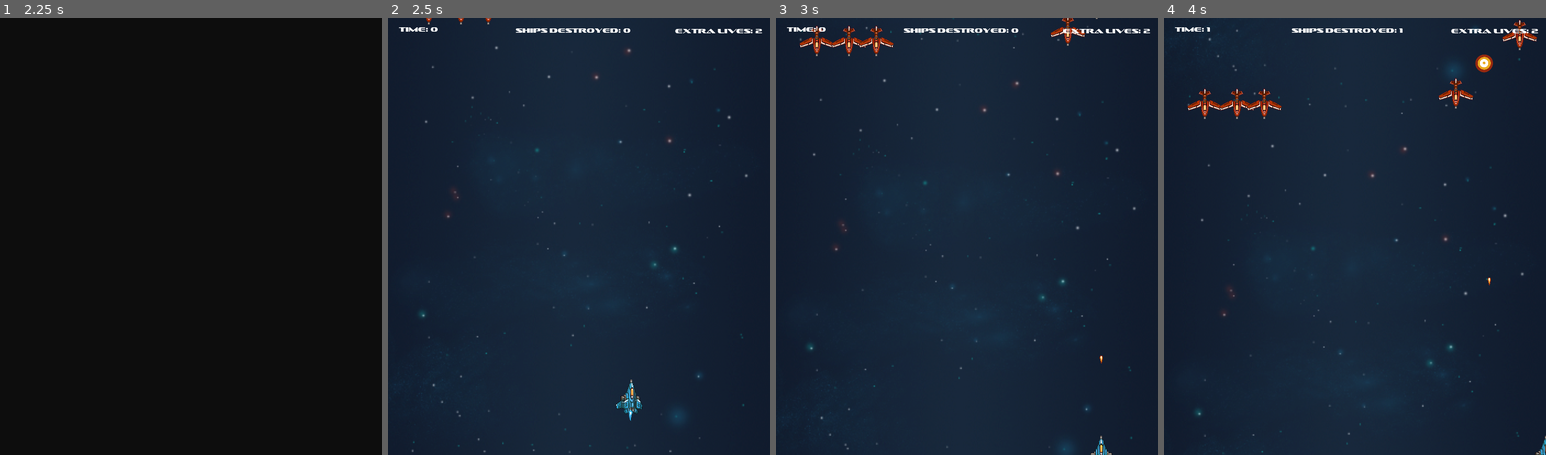
Above: before the commit, frames 1-4 (left to right).
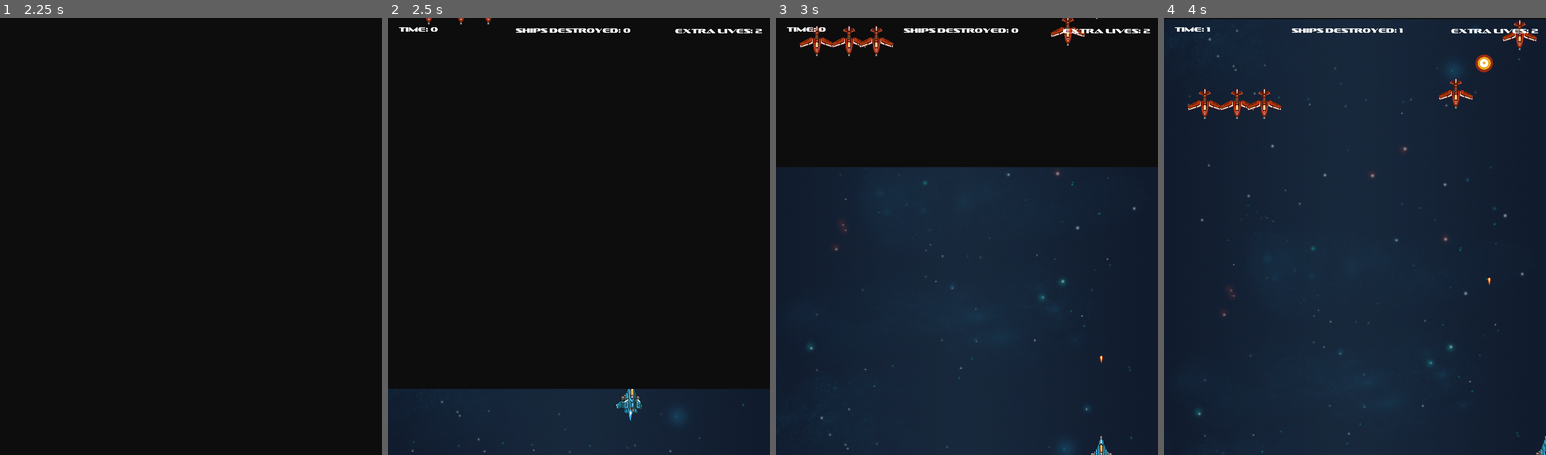
Above: after the commit, the same moments.

Repository: jdibble21/FP-Space-Odyssey
Game: Godot game, scene res://src/Menu.tscn
Same seed, same stepped clock (60 frames per second), same inputs: the game is played once before the commit and once after it. Sound files missing from this copy of the repository are replaced by a short silence.
Inputs (mouse positions are in pixels of both pictures, inside the frame that each line leads up to):
- Up to frame 1 (2.25 s): click "PLAY!" at 0.5 s; click "PLAY!" at 1.25 s; move the mouse to (275, 214) at 2.02 s; press the mouse at (275, 214) at 2.03 s; hold D (move_right) from 2.03 s (still down)
- Up to frame 2 (2.5 s): keep holding D (move_right)
- Up to frame 3 (3 s): move the mouse to (890, 258) at 2.77 s; release D (move_right) at 2.78 s; release the mouse at (890, 258) at 2.78 s; hold S (move_down) from 2.78 s (still down); click (890, 258) at 2.85 s
- Up to frame 4 (4 s): move the mouse to (1393, 140) at 3.52 s; release S (move_down) at 3.53 s; press the mouse at (1393, 140) at 3.53 s; hold D (move_right) from 3.53 s (still down)

Frame 1 is identical in both runs. In frame 2, 84% of the frame differs, in the area x 0-100%, y 0-85%; in frame 3, 33%; in frame 4, 0.2%.

Commit message:
Add transition screens for level two

Diff:
--- a/project/src/LevelOne/LevelOne.tscn
+++ b/project/src/LevelOne/LevelOne.tscn
@@ -96,7 +96,7 @@
 
 [node name="TransitionScreen" type="Sprite" parent="."]
 light_mask = 31775
-position = Vector2( 351.158, -553.247 )
+position = Vector2( 351.158, 273 )
 scale = Vector2( 1.37576, 2.01195 )
 texture = ExtResource( 13 )
 
--- a/project/src/LevelTwo/LevelTwo.gd
+++ b/project/src/LevelTwo/LevelTwo.gd
@@ -18,6 +18,7 @@
 onready var _gameplay_scene = load("res://src/LevelTwo/LevelTwo.tscn")
 
 func _ready():
+	$AnimationPlayer.play("transition")
 	randomize()
 # warning-ignore:return_value_discarded
 	$Player.connect("player_defeated",self,"_on_player_defeat")
@@ -100,3 +101,10 @@
 func _on_hazard_timer_timeout():
 	var _new_hazard = _asteroid_hazard.instance()
 	add_child(_new_hazard)
+
+
+
+func _on_ReturnMenuButton_pressed():
+	get_tree().paused = false
+	$PauseMenu/PausePanel.hide()
+	$AnimationPlayer.play("backwards_transition")
--- a/project/src/LevelTwo/LevelTwo.tscn
+++ b/project/src/LevelTwo/LevelTwo.tscn
@@ -14,6 +14,37 @@
 [ext_resource path="res://src/StandardEnemies/StandardEnemyEasy.tscn" type="PackedScene" id=12]
 [ext_resource path="res://src/AdvancedEnemies/AdvancedEnemyMedium.tscn" type="PackedScene" id=13]
 [ext_resource path="res://src/Bosses/LevelTwoBoss.tscn" type="PackedScene" id=14]
+[ext_resource path="res://assets/misc_assets/transition_screen.png" type="Texture" id=15]
+
+[sub_resource type="Animation" id=2]
+resource_name = "backwards_transition"
+tracks/0/type = "value"
+tracks/0/path = NodePath("TransitionScreen:position")
+tracks/0/interp = 1
+tracks/0/loop_wrap = true
+tracks/0/imported = false
+tracks/0/enabled = true
+tracks/0/keys = {
+"times": PoolRealArray( 0, 1 ),
+"transitions": PoolRealArray( 1, 1 ),
+"update": 0,
+"values": [ Vector2( 0, -813 ), Vector2( 0, -0.00012207 ) ]
+}
+
+[sub_resource type="Animation" id=1]
+resource_name = "transition"
+tracks/0/type = "value"
+tracks/0/path = NodePath("TransitionScreen:position")
+tracks/0/interp = 1
+tracks/0/loop_wrap = true
+tracks/0/imported = false
+tracks/0/enabled = true
+tracks/0/keys = {
+"times": PoolRealArray( 0, 1 ),
+"transitions": PoolRealArray( 1, 1 ),
+"update": 0,
+"values": [ Vector2( 0, -6.10352e-05 ), Vector2( 0, -813 ) ]
+}
 
 [node name="LevelTwo" type="Node2D"]
 script = ExtResource( 2 )
@@ -71,6 +102,20 @@
 
 [node name="LevelTwoBoss" parent="." instance=ExtResource( 14 )]
 position = Vector2( 348.136, 153.5 )
+
+[node name="TransitionScreen" type="Sprite" parent="."]
+position = Vector2( 0, -813 )
+scale = Vector2( 1.37668, 1.53108 )
+texture = ExtResource( 15 )
+centered = false
+
+[node name="AnimationPlayer" type="AnimationPlayer" parent="."]
+anims/backwards_transition = SubResource( 2 )
+anims/transition = SubResource( 1 )
 [connection signal="timeout" from="ShipSpawns/FormationSpawnTimer" to="ShipSpawns" method="_on_FormationSpawnTimer_timeout"]
 [connection signal="timeout" from="ShipSpawns/SpeedShipSpawnTimer" to="ShipSpawns" method="_on_SpeedShipSpawnTimer_timeout"]
 [connection signal="timeout" from="HazardTimer" to="." method="_on_hazard_timer_timeout"]
+[connection signal="pressed" from="PauseMenu/PausePanel/ReturnMenuButton" to="." method="_on_ReturnMenuButton_pressed"]
+[connection signal="animation_finished" from="AnimationPlayer" to="PauseMenu" method="_on_AnimationPlayer_animation_finished"]
+
+[editable path="PauseMenu"]
Not shown: 1 places in project/src/LevelTwo/LevelTwo.tscn that only renumber resources
Not shown, changed: README.md
